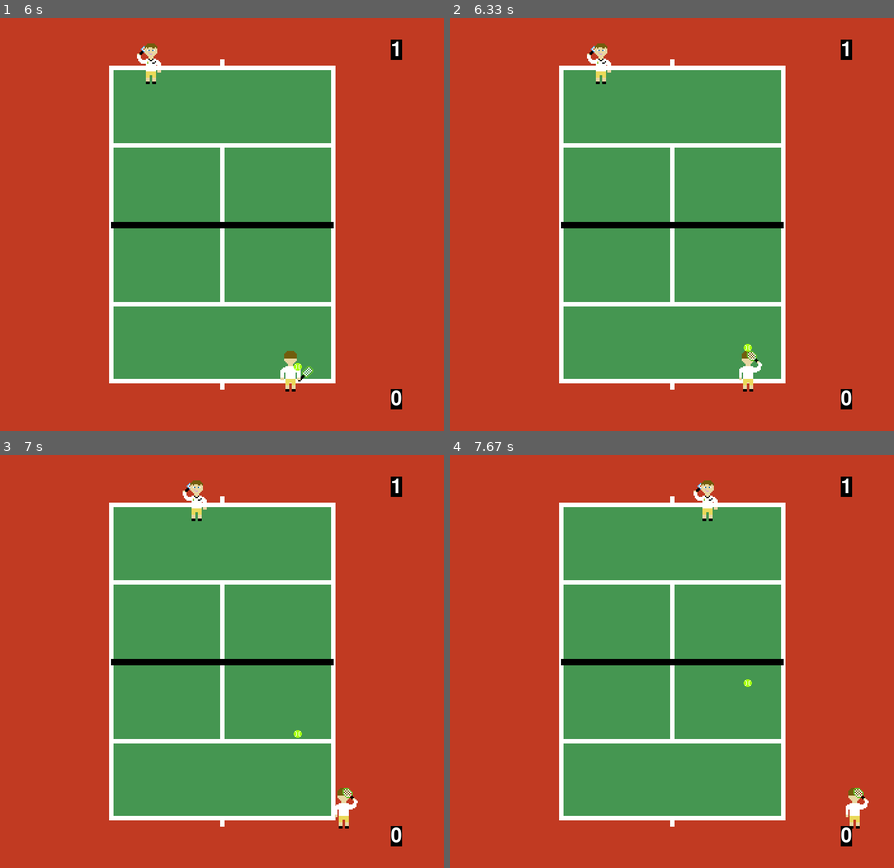
Above: before the commit, frames 1-4 (two rows, left to right).
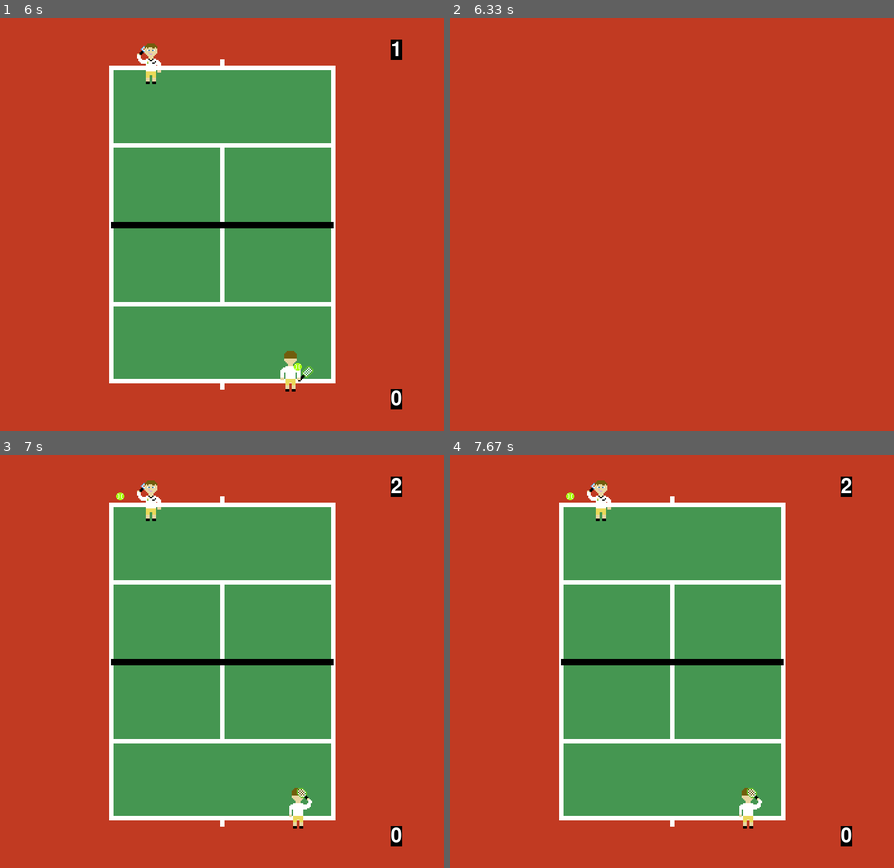
Above: after the commit, the same moments.

Repository: rafaelmcandeias/AASMA
Game: pygame game, started from Tennis_Game/tennis.py
Two runs of this game, one before a commit and one after it. Both use one fixed random seed, a clock stepped at 60 frames per second and the inputs below.
Inputs:
- Up to frame 1 (6 s): tap Right Shift at 0.33 s; tap Tab at 0.67 s; hold Right 1-1.47 s; hold Up 1.5-1.8 s; hold W 1.5-1.8 s; hold Right 1.83-2.3 s; hold D 1.83-2.3 s; hold Left 2.33-2.87 s; hold A 2.33-2.87 s; hold Down 2.9-3.2 s; hold S 2.9-3.2 s; hold Left 3.23-3.63 s; hold A 3.23-3.63 s; hold Up 3.67-4.03 s; hold W 3.67-4.03 s; hold Right 4.07-4.7 s; hold D 4.07-4.7 s; hold Down 4.73-5.1 s; hold S 4.73-5.1 s; hold Left 5.13-5.6 s; hold A 5.13-5.6 s
- Up to frame 2 (6.33 s): tap . at 6.13 s
- Up to frame 3 (7 s): hold Right from 6.8 s (still down); hold D from 6.8 s (still down)
- Up to frame 4 (7.67 s): release Right at 7.27 s; release D at 7.27 s

Frame 1 is identical in both runs. In frame 2, 40% of the frame differs, in the area x 24-91%, y 5-95%; in frame 3, 1.1%; in frame 4, 1.1%.

Commit message:
speed z not updating?

Diff:
--- a/Tennis_Game/sprites.py
+++ b/Tennis_Game/sprites.py
@@ -39,7 +39,7 @@
 AIR_RESISTANCE = 0.99
 GRAVITY = 9.8
 # Assume constant time passes between frames. Converted to milli seconds
-TIME = 2.9e-5 * 1e5
+TIME = 2.9
 
 # ------------------------------------------------------------
 
@@ -211,7 +211,7 @@
                 elif keyState[pygame.K_m]:
                     speedx = rnd.uniform(4,6)
                 else:
-                    speedx = 0
+                    speedx = rnd.uniform(0, 0.5)
 
             # region 2 of the court
             elif MIDDLE_FIELD[0] <= self.rect.x < MIDDLE_FIELD[1]:
@@ -220,7 +220,7 @@
                 elif keyState[pygame.K_m]:
                     speedx = rnd.uniform(2,3)
                 else:
-                    speedx = 0
+                    speedx = rnd.uniform(-0.5, 0.5)
 
             # region 3 of the court
             else:
@@ -229,7 +229,7 @@
                 elif keyState[pygame.K_m]:
                     speedx = rnd.uniform(0,1)
                 else:
-                    speedx = 0
+                    speedx = rnd.uniform(-0.5, 0)
 
             force = -player.choose_force()
 
@@ -241,7 +241,7 @@
                 elif keyState[pygame.K_t]:
                     speedx = rnd.uniform(4,6)
                 else:
-                    speedx = 0
+                    speedx = rnd.uniform(0, 0.5)
 
             # region 2 of the court
             elif MIDDLE_FIELD[0] <= self.rect.x < MIDDLE_FIELD[1]:
@@ -250,7 +250,7 @@
                 elif keyState[pygame.K_t]:
                     speedx = rnd.uniform(2,3)
                 else:
-                    speedx = 0
+                    speedx = rnd.uniform(-0.5, 0.5)
 
             # region 3 of the court
             else:
@@ -259,12 +259,14 @@
                 elif keyState[pygame.K_t]:
                     speedx = rnd.uniform(0,1)
                 else:
-                    speedx = 0
+                    speedx = rnd.uniform(-0.5, 0)
 
             force = player.choose_force()
 
-        speedy = (force - speedx) * rnd.uniform(0.45, 0.95)
-        speedz = force - speedx - speedy
+        speedy = (abs(force) - abs(speedx)) * rnd.uniform(0.45, 0.95)
+        if isinstance(player, Bottom_player):
+            speedy = -speedy
+        speedz = abs(force) - abs(speedx) - abs(speedy)
         return (speedx, speedy, speedz)
 
 
@@ -293,14 +295,14 @@
 
         # Updates posz ball
         # Gravity is always reducing z
-        if self.speedz != 0:
+        if self.speedz != 0 and self.z > 0:
             self.speedz -= (GRAVITY/2) * (TIME**2)
             self.z += (self.speedz * TIME)
 
-        # Updates object only if at least one of the speeds is diff 0
-        if self.speedx != 0 or self.speedy != 0 or self.speedz != 0:
-            #print("SPEED:", self.speedx, self.speedy, self.speedz)
-            #print("POS:", posx, posy, self.z)
+        # Updates rect only if it is moving
+        if self.speedx != 0 or self.speedy != 0:
+            print("SPEED:", self.speedx, self.speedy, self.speedz)
+            print("POS:", posx, posy, self.z)
             self.rect = self.rect.move(posx, posy)
 
 
